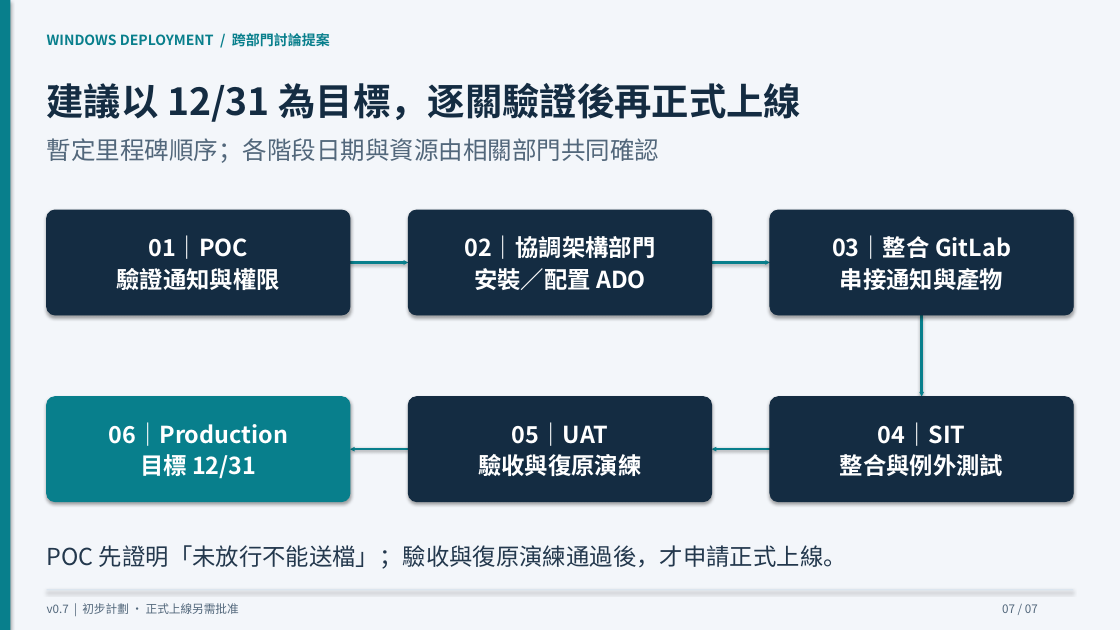
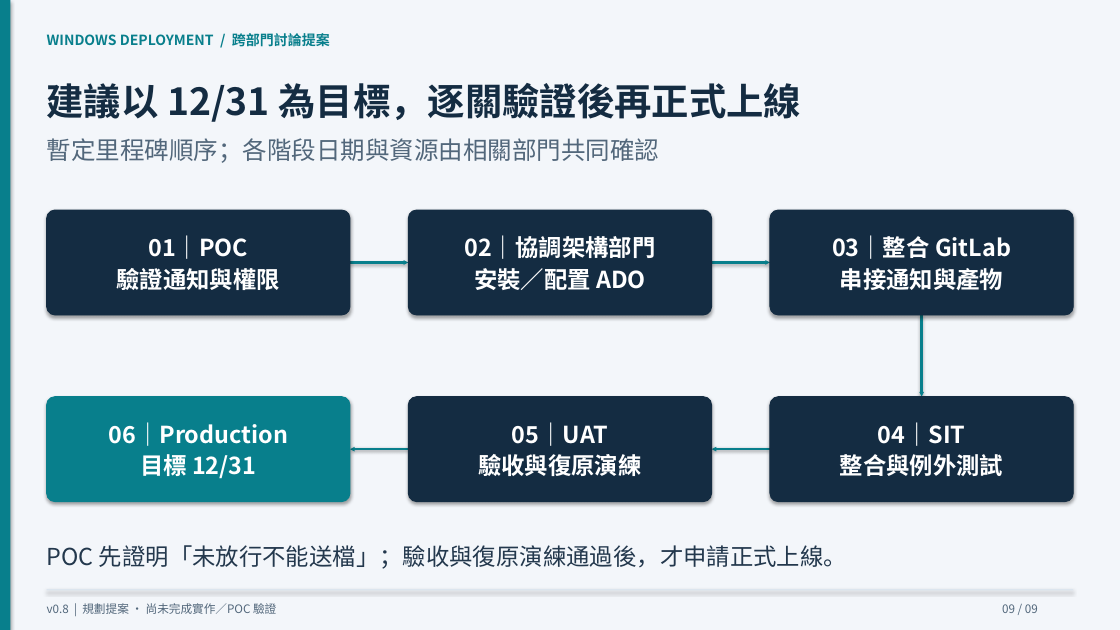
Before and after one commit to cyljacky02/gitlab-win-cicd, a slide deck: slide 9 of docs/presentations/windows-cd-initial-plan.pptx (slide 7 before the commit). Drawn at 1120x630 pixels with LibreOffice and Linux fonts; fonts in the diff are those of the drawing. Boxes give left, top, right and bottom in pixels: in the first picture for what was removed or moved away, otherwise in the second. Text is boxed around its words. In the diff, an @@ line names an element or a change of style, - is before the commit and + after.

```diff
--- a/docs/presentations/windows-cd-initial-plan.pptx
+++ b/docs/presentations/windows-cd-initial-plan.pptx
@@ text at [47,603,276,614]: text changed @@
-v0.7 | 初步計劃 · 正式上線另需批准
+v0.8 | 規劃提案 · 尚未完成實作／POC 驗證
@@ text at [1002,604,1038,613]: text changed @@
-07 / 07
+09 / 09
```
Also in this commit, not shown: 5 other slides changed, 2 slides added, 49 other files.
